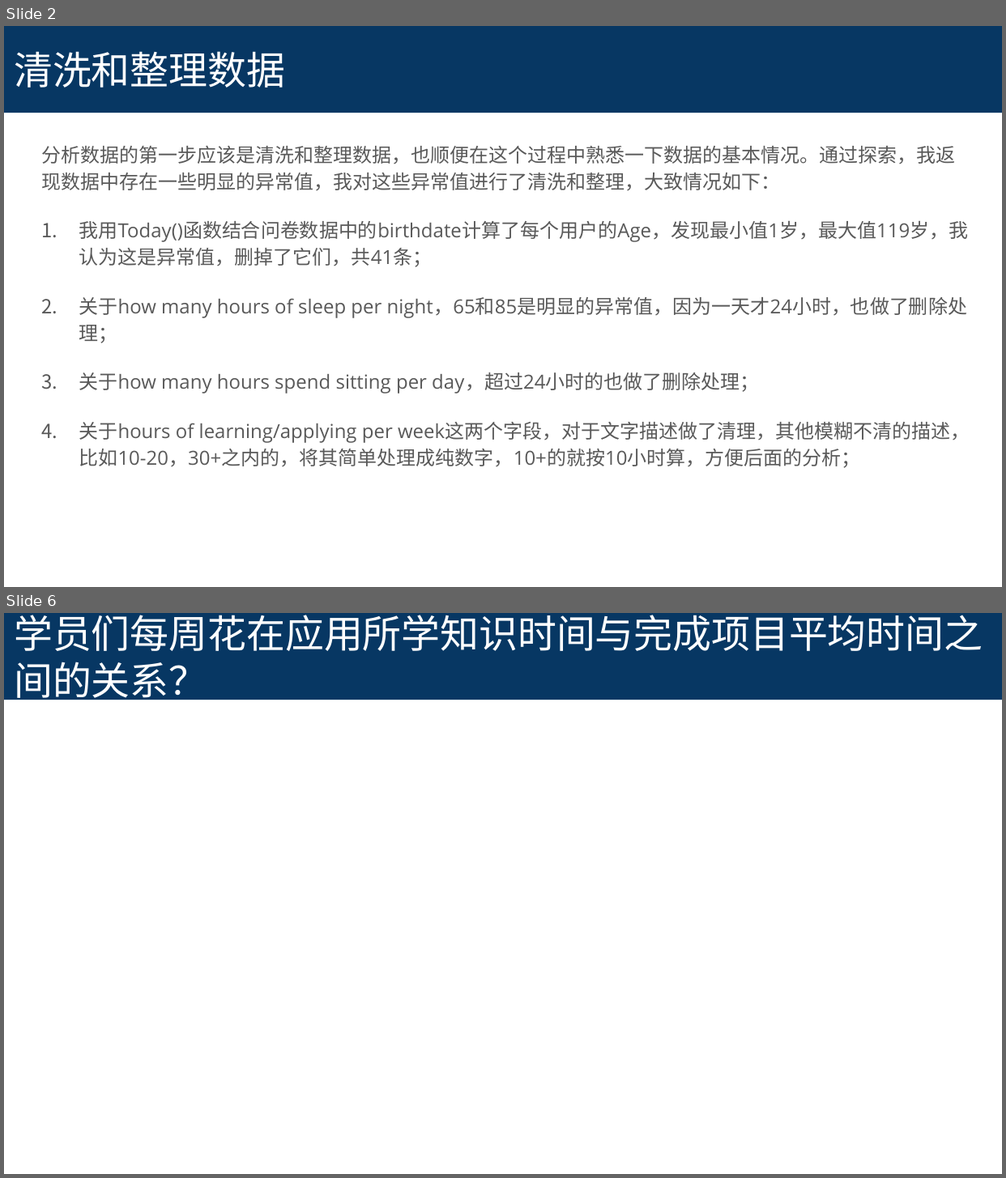
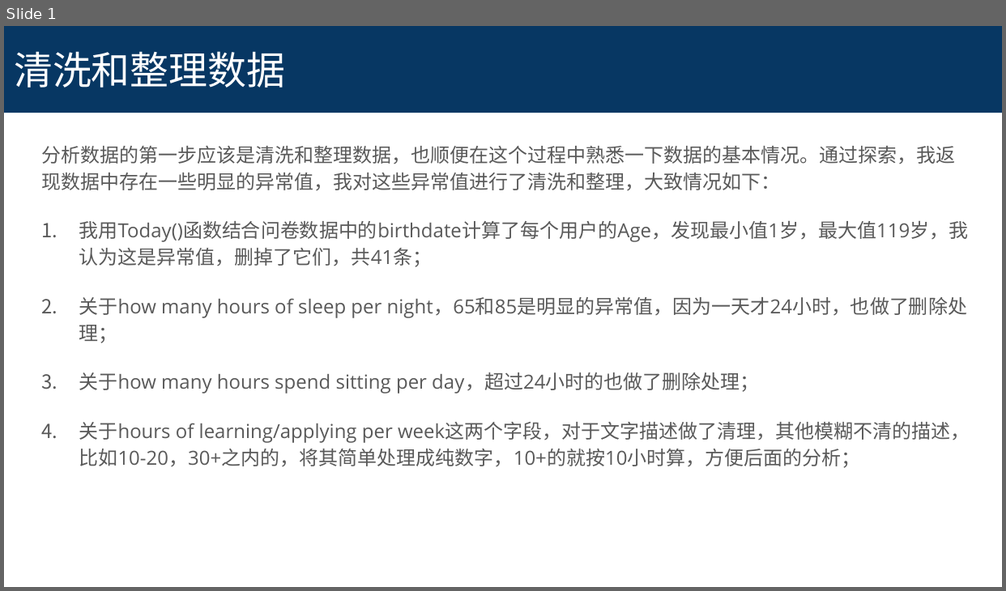
Before and after one commit to leesper/become-business-analyst, a slide deck: P2_AnalyzeSurveyData/survey-project-submission-template.pptx. Shown one above the other, each under a label of ours: slides 2 and 6 before the commit, slide 1 after it; the slides between them are not shown. The pictures are 1006x1178 and 1006x591 pixels, drawn with LibreOffice and Linux fonts; fonts in the diff are those of the drawing. Boxes give left, top, right and bottom in pixels: in the first picture for what was removed or moved away, otherwise in the second. Text is boxed around its words. In the diff, an @@ line names an element or a change of style, - is before the commit and + after.

```diff
--- a/P2_AnalyzeSurveyData/survey-project-submission-template.pptx
+++ b/P2_AnalyzeSurveyData/survey-project-submission-template.pptx
@@ slide 6 removed at box(4, 613, 1002, 1174), background #FFFFFF @@
@@ title removed at box(4, 613, 1002, 700) @@
-学员们每周花在应用所学知识时间与完成项目平均时间之间的关系？
@@ what was slide 2 is now slide 1 @@
```
Also in this commit, not shown: 4 slides changed, 1 slide added, 1 other slide removed, 2 other files.
